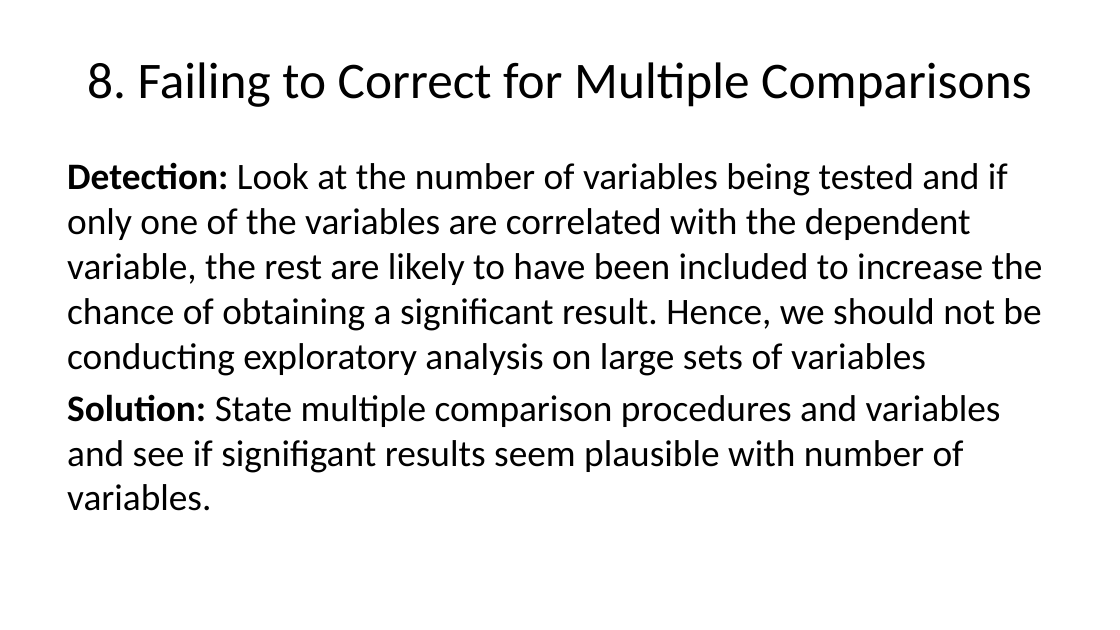
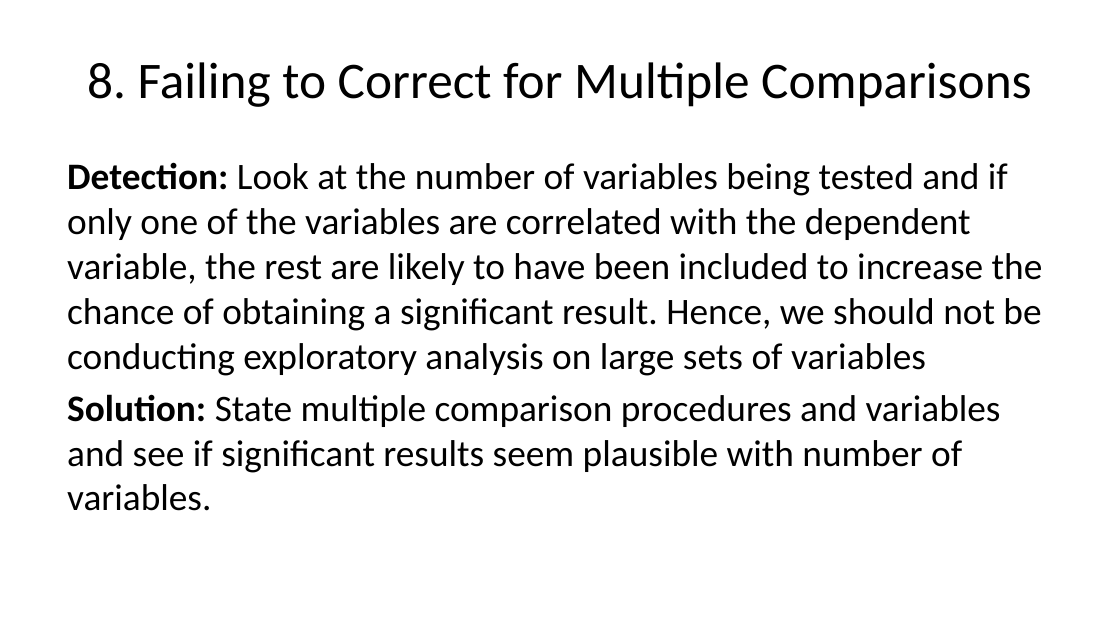
Before and after one commit to sw24f/seminar-presentation-pesak17, a slide deck: slide 21 of 10-Mistakes-Presentation.pptx. Drawn at 1120x630 pixels with LibreOffice and Linux fonts; fonts in the diff are those of the drawing. Boxes give left, top, right and bottom in pixels: in the first picture for what was removed or moved away, otherwise in the second. Text is boxed around its words. In the diff, an @@ line names an element or a change of style, - is before the commit and + after.

Commit message:
Final grammar check

```diff
--- a/10-Mistakes-Presentation.pptx
+++ b/10-Mistakes-Presentation.pptx
@@ text at box(67, 394, 1001, 511): text changed @@
-Solution: State multiple comparison procedures and variables and see if signifigant results seem plausible with number of variables.
+Solution: State multiple comparison procedures and variables and see if significant results seem plausible with number of variables.
```
Also in this commit, not shown: 3 other slides changed.
